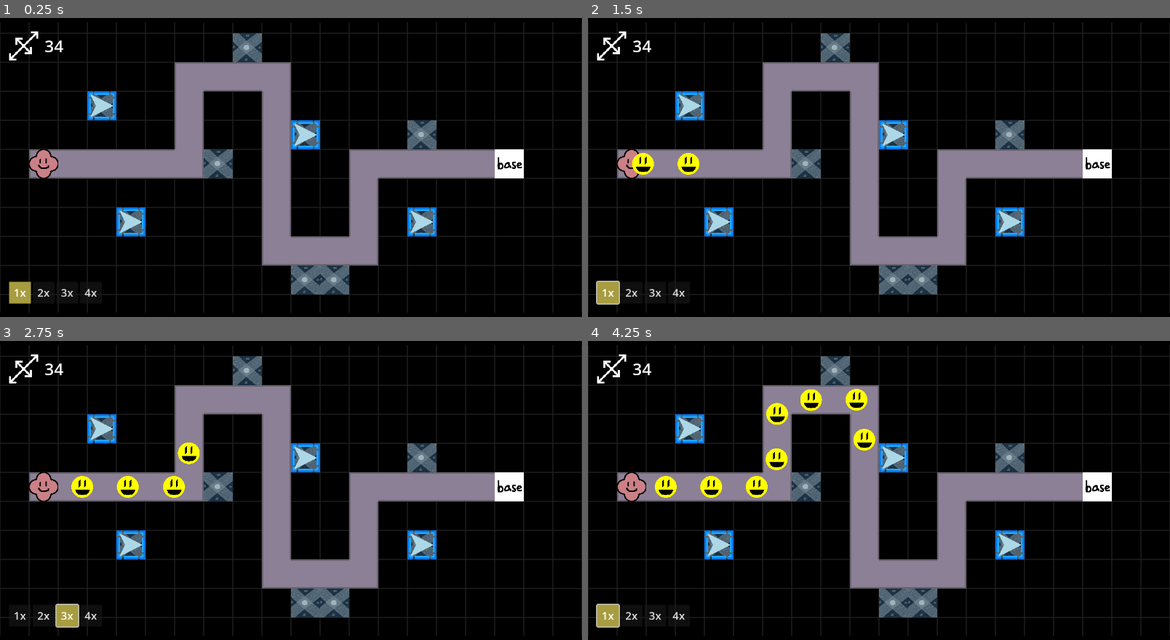
Above: before the commit, frames 1-4 (two rows, left to right).
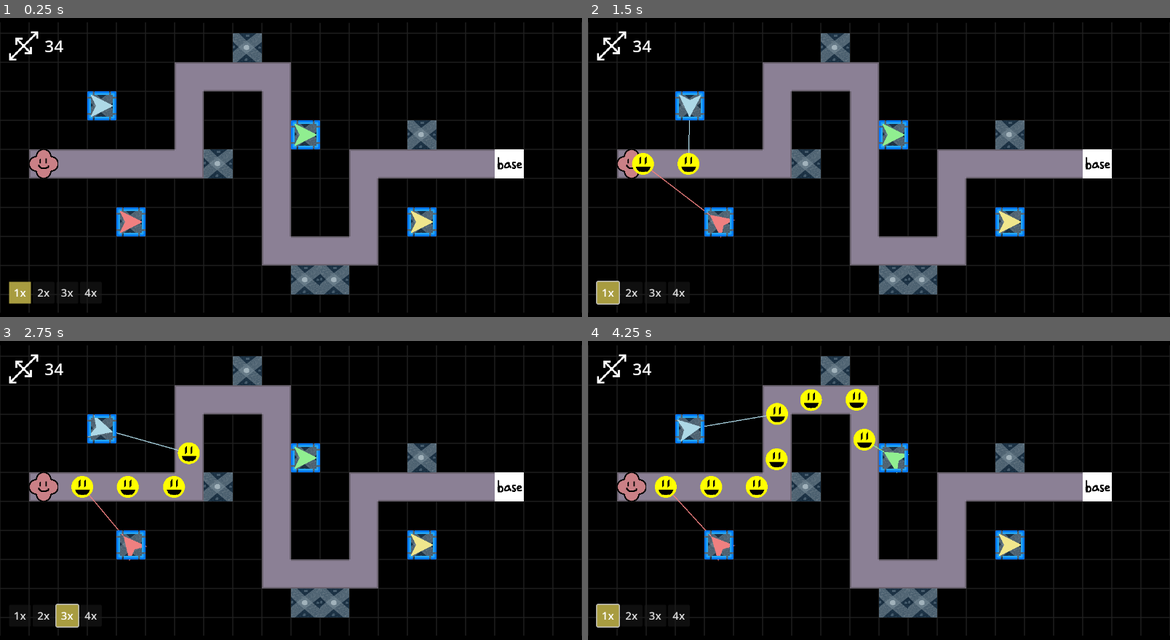
Above: after the commit, the same moments.

Repository: ladybunne/gmtk-game-jam-2024
Game: Godot game, scene res://MainScene.tscn
The game is run twice, just before and just after one commit, with the same random seed, the same clock (stepped at 60 frames per second) and the same inputs.
Inputs:
- Up to frame 1 (0.25 s): no input
- Up to frame 2 (1.5 s): click "2x" at 0.5 s; click "1x" at 1.25 s
- Up to frame 3 (2.75 s): click "3x" at 2 s
- Up to frame 4 (4.25 s): click "4x" at 2.75 s; click "1x" at 3.5 s

The runs differ from the first frame. In frame 1, 0.4% of the frame differs, in the area x 20-75%, y 35-72%; in frame 2, 0.5%; in frame 3, 0.5%; in frame 4, 0.6%, in the area x 14-75%, y 24-74%.
Error before the commit: Parse Error: Expected statement, found "Indent" instead. (res://GameThings/Tower.gd:53)
Error after the commit: Invalid access to property or key 'target_range' on a base object of type 'Nil'. (res://GameThings/Tower.gd:42)

Commit message:
Adventures in whitespace
Also

Diff:
--- a/GameThings/Tower.gd
+++ b/GameThings/Tower.gd
@@ -48,7 +48,6 @@
 	if target != null:
 		sprite.look_at(target.position)
 		queue_redraw()
-	retarget()
 		#shooting mechanics and rules
 		if shooting_volley:
 			#shoot the next bullet in the volley when the timer goes off
@@ -59,6 +58,8 @@
 		if buffer_shot && !shooting_volley:
 			shoot()
 			buffer_shot = false
+	retarget()
+
 
 
 
